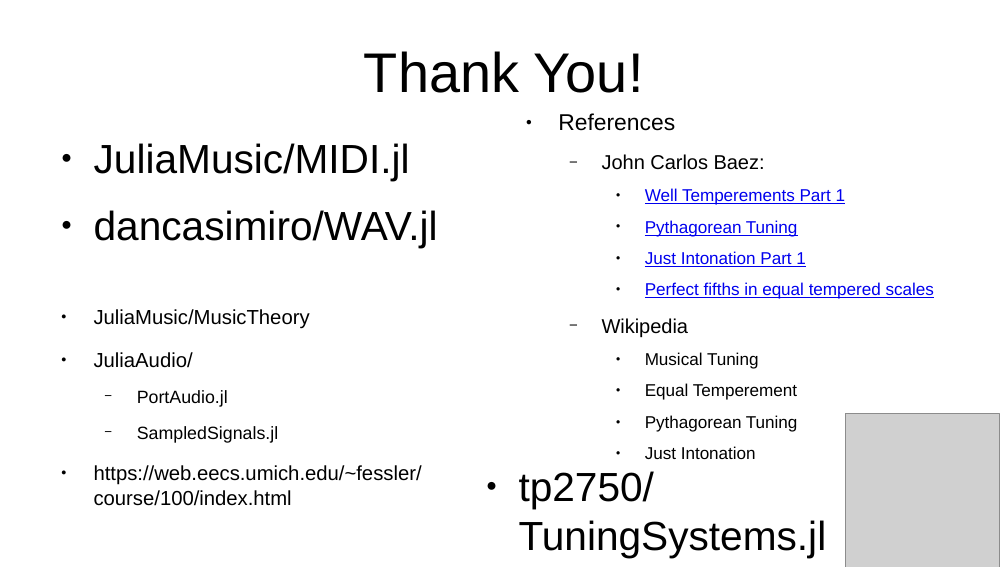
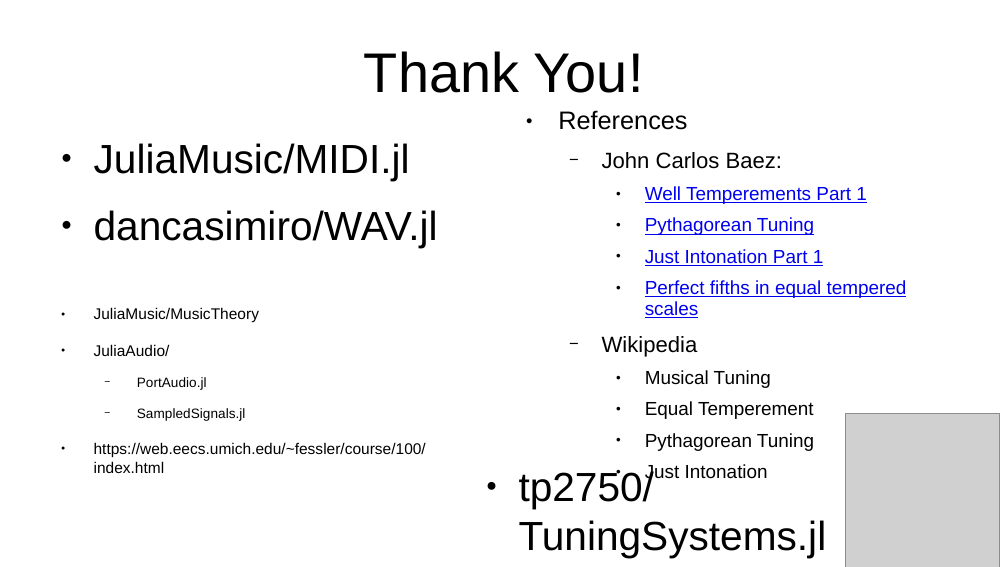
Before and after one commit to tp2750/TuningSystems.jl, a slide deck: slide 20 of docs/src/Juliacon2024/slides_juliacon2024.pptx. Drawn at 1008x567 pixels with LibreOffice and Linux fonts; fonts in the diff are those of the drawing; grey boxes stand for pictures. Boxes give left, top, right and bottom in pixels: in the first picture for what was removed or moved away, otherwise in the second. Text is boxed around its words. In the diff, an @@ line names an element or a change of style, - is before the commit and + after.

```diff
--- a/docs/src/Juliacon2024/slides_juliacon2024.pptx
+++ b/docs/src/Juliacon2024/slides_juliacon2024.pptx
@@ text "References" at (x1=558, y1=110, x2=907, y2=451): size 18 to 19.9 pt in "References"; size 15.7 to 17.4 pt in "John Carlos Baez:", "Wikipedia"; size 13.5 to 14.9 pt in "Well Temperements Part 1", "Pythagorean Tuning", "Just Intonation Part 1", "Perfect fifths in equal tempered scales" and 4 more places; line spacing 1 to 0.9 @@
@@ text "JuliaMusic/MusicTheory" at (x1=94, y1=307, x2=426, y2=473): size 16 to 12.3 pt in "JuliaMusic/MusicTheory", "JuliaAudio/", "https://web.eecs.umich.edu/~fessler/course/100/index.html"; size 14 to 10.7 pt in "PortAudio.jl", "SampledSignals.jl" @@
```
Also in this commit, not shown: 1 other slide changed, 6 other files.
